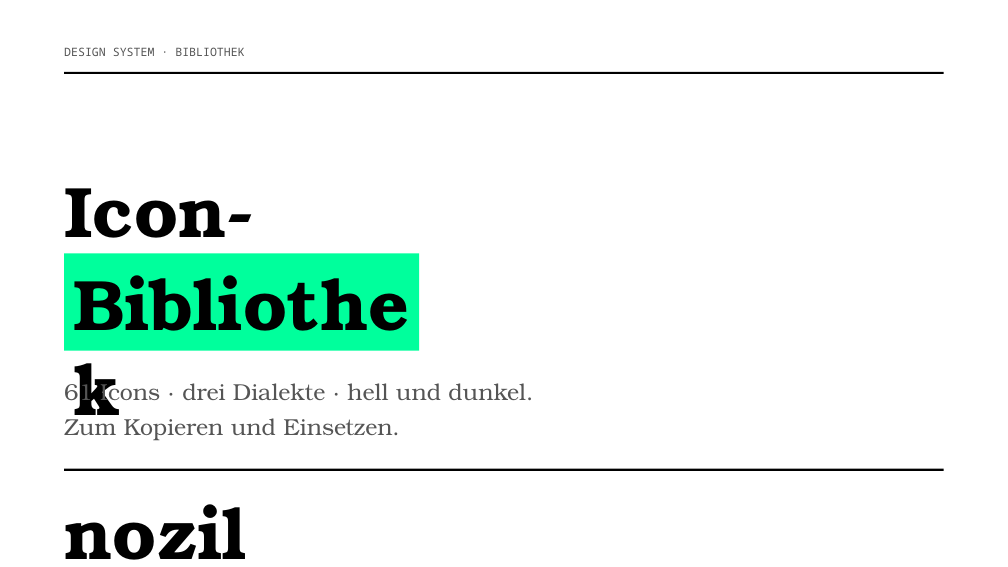
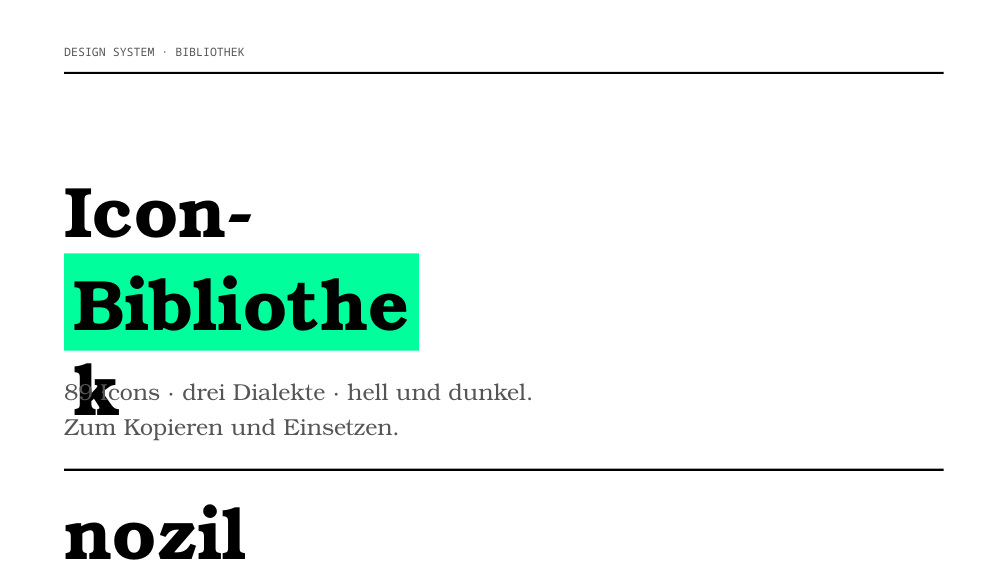
Before and after one commit to daimpad/nozilla-ci, a slide deck: slide 1 of templates/google-slides/nozilla-slides-icons.pptx. Drawn at 1008x567 pixels with LibreOffice and Linux fonts; fonts in the diff are those of the drawing. Boxes give left, top, right and bottom in pixels: in the first picture for what was removed or moved away, otherwise in the second. Text is boxed around its words. In the diff, an @@ line names an element or a change of style, - is before the commit and + after.

```diff
--- a/templates/google-slides/nozilla-slides-icons.pptx
+++ b/templates/google-slides/nozilla-slides-icons.pptx
@@ text at (64,379,533,406): text changed @@
-61 Icons · drei Dialekte · hell und dunkel.
+89 Icons · drei Dialekte · hell und dunkel.
```
Also in this commit, not shown: 6 other slides changed, 2 slides added, 50 other files.
